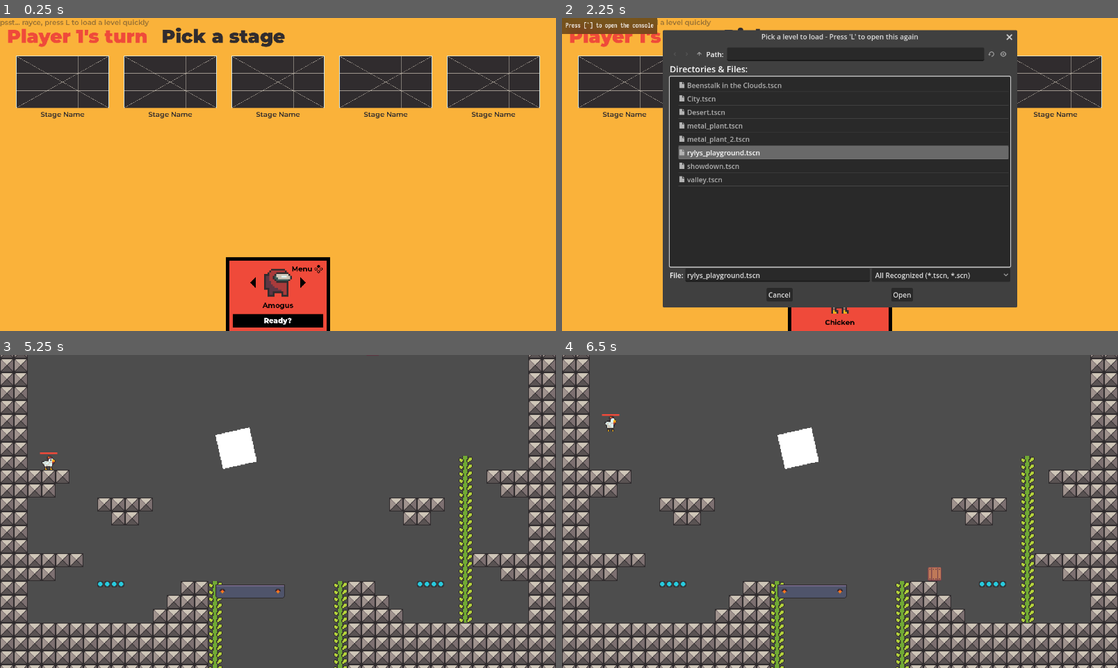
Above: before the commit, frames 1-4 (two rows, left to right).
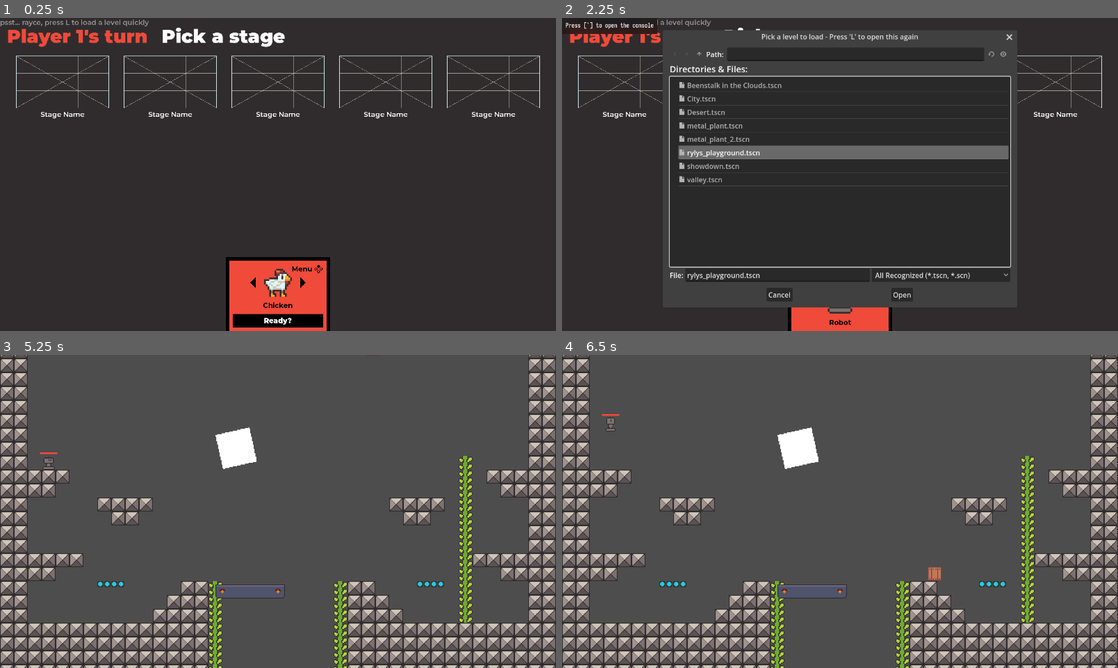
Above: after the commit, the same moments.

Repository: CiberTurtle/GamificationGame
Game: Godot game, scene res://main.tscn
Two runs of this game, one before a commit and one after it. Both use one fixed random seed, a clock stepped at 60 frames per second and the inputs below.
Inputs (mouse positions are in pixels of both pictures, inside the frame that each line leads up to):
- Up to frame 1 (0.25 s): no input
- Up to frame 2 (2.25 s): click "Ready?" at 0.5 s; click "Ready?" at 1.25 s; tap L at 2 s; move the mouse to (962, 158) at 2.02 s; hold Right (right) from 2.03 s (still down); tap X (action) at 2.1 s; click (962, 158) at 2.17 s
- Up to frame 3 (5.25 s): release Right (right) at 2.75 s; click (294, 392) at 2.77 s; type "12" at 2.85 s; click (139, 392) at 3.5 s; click (139, 392) at 4.25 s; click "Open" at 5 s
- Up to frame 4 (6.5 s): move the mouse to (728, 527) at 5.77 s; hold Z (back) from 5.78 s (still down); tap X (action) at 5.85 s

The runs differ from the first frame. In frame 1, 82% of the frame differs, in the area x 0-100%, y 0-100%; in frame 2, 37%; in frame 3, less than 0.1%; in frame 4, less than 0.1%.

Commit message:
added skin colors and fixed inv flash

Diff:
--- a/main.tscn
+++ b/main.tscn
@@ -20,6 +20,9 @@
 anchors_preset = 0
 offset_right = 1920.0
 offset_bottom = 1080.0
+
+[node name="GameManager" type="Node" parent="Scaler"]
+script = ExtResource("4_g1sdy")
 
 [node name="GameViewportContainer" type="SubViewportContainer" parent="Scaler"]
 unique_name_in_owner = true
@@ -60,9 +63,6 @@
 unique_name_in_owner = true
 layout_mode = 1
 
-[node name="Node" type="Node" parent="Scaler"]
-script = ExtResource("4_g1sdy")
-
 [node name="LoadLevelDialog" type="FileDialog" parent="."]
 unique_name_in_owner = true
 initial_position = 2
--- a/scenes/gui/player_setup.tscn
+++ b/scenes/gui/player_setup.tscn
@@ -9,7 +9,7 @@
 [sub_resource type="Theme" id="Theme_khkkg"]
 default_font = ExtResource("1_duedb")
 default_font_size = 24
-Label/colors/font_color = Color(0.188235, 0.172549, 0.180392, 1)
+Label/colors/font_color = Color(1, 1, 1, 1)
 
 [sub_resource type="StyleBoxEmpty" id="StyleBoxEmpty_slxm2"]
 
@@ -30,7 +30,7 @@
 anchor_bottom = 1.0
 grow_horizontal = 2
 grow_vertical = 2
-color = Color(0.980392, 0.698039, 0.227451, 1)
+color = Color(0.188235, 0.172549, 0.180392, 1)
 
 [node name="VBoxContainer" type="VBoxContainer" parent="."]
 layout_mode = 1
--- a/scenes/player.tscn
+++ b/scenes/player.tscn
@@ -38,6 +38,8 @@
 
 func _ready() -> void:
 	sprite.texture = SkinDB.skins[player.player_data.skin_index]
+	sprite.region_enabled = true
+	sprite.region_rect = SkinDB.get_skin_region(sprite.texture, player.player_data.color_index)
 
 var time := 0.
 func _process(delta: float) -> void:
@@ -56,7 +58,10 @@
 	position.y = -lerp(0., step_wave*step_amp, move_ratio)
 	rotation_degrees = move_scale*lerp(walk_tilt, fall_tilt, fall_ratio)
 	scale.x = 1. + vert_ratio*fall_stretch_x
+	scale.x = clamp(scale.x, .5, 2.)
 	scale.y = 1. + vert_ratio*fall_stretch_y
+	scale.y = clamp(scale.y, .5, 2.)
+
 	sprite.scale.x = player.direction
 
 	if player.inv_timer > 0.:
@@ -68,7 +73,7 @@
 	if time > ProjectSettings.get_setting('rendering/limits/time/time_rollover_secs', 3600.):
 		time = 0.
 
-	sprite.frame == 1 if (player.input_move.y > 0. and not player.is_clibing) else 0
+	sprite.frame = 1 if (player.input_move.y > 0. and not player.is_clibing) else 0
 "
 
 [sub_resource type="ShaderMaterial" id="ShaderMaterial_3u16h"]
--- a/scripts/autoloads/consts.gd
+++ b/scripts/autoloads/consts.gd
@@ -4,8 +4,8 @@
 	Color('#EF4A3A'),
 	Color('#3385B8'),
 	Color('#6BA841'),
-	Color('#CD6093'),
-	Color('#808080'),
-	Color.from_ok_hsl(0, 0, 0.67),
-	Color.from_ok_hsl(0, 0, 0.33),
+	Color('#F4B41B'),
+	#Color('#808080'),
+	#Color.from_ok_hsl(0, 0, 0.67),
+	#Color.from_ok_hsl(0, 0, 0.33),
 ]
--- a/scripts/autoloads/skin_db.gd
+++ b/scripts/autoloads/skin_db.gd
@@ -15,3 +15,13 @@
 
 		skins.append(skin)
 		skin_names.append(file.trim_suffix('.png').capitalize())
+
+func get_skin_region(skin: CompressedTexture2D, color_index: int) -> Rect2:
+	var rect := Rect2(0, 0, 64, 64)
+	if skin.get_size() == Vector2(128, 128):
+		rect.size = Vector2(64, 64)
+		if color_index == 1 or color_index == 3:
+			rect.position.x = 64
+		if color_index >= 2:
+			rect.position.y = 64
+	return rect
--- a/scripts/gui/player_menu.gd
+++ b/scripts/gui/player_menu.gd
@@ -103,4 +103,6 @@
 @onready var skin_name_label: Label = %SkinNameLabel
 func update_skin() -> void:
 	skin_sprite.texture = SkinDB.skins[player_data.skin_index]
+	skin_sprite.region_rect = SkinDB.get_skin_region(skin_sprite.texture, player_data.color_index)
+	skin_sprite.region_rect.size = Vector2(32, 32)
 	skin_name_label.text = SkinDB.skin_names[player_data.skin_index]
--- a/scripts/gui/player_setup.gd
+++ b/scripts/gui/player_setup.gd
@@ -32,6 +32,7 @@
 			all_ready_timer = 0.
 			for menu in player_list.get_children():
 				menu.is_ready = false
+				menu.update_ready()
 			finish.emit()
 			hide()
 			return
--- a/scripts/main.gd
+++ b/scripts/main.gd
@@ -84,22 +84,11 @@
 	game_viewport.size.y = level.height
 	game_viewport_container.scale = Vector2(level.size, level.size)
 
-	#spawn_players()
-
 	Game.start.emit()
 
 	%Music.stream = level.music
 	%Music.play()
-
-func spawn_players() -> void:
-	for player_data in Game.player_datas:
-		var player := player_scene.instantiate() as Player
-		player.player_data = player_data
-
-		var spawns := Globals.level.find_child('PlayerSpawns')
-		player.global_position = spawns.get_child(randi()%spawns.get_child_count()).position
-
-		Globals.world.add_child(player)
+	player_setup.hide()
 
 func spawn_item() -> void:
 	var item := next_item_spawn.instantiate() as Item
--- a/scripts/player_data.gd
+++ b/scripts/player_data.gd
@@ -4,6 +4,7 @@
 var player: Player
 var input: DeviceInput
 var color: Color
+var color_index: int
 var skin_index: int
 
 var is_ready := false
@@ -12,4 +13,5 @@
 func _init() -> void:
 	guid = randi()
 	color = Game.get_next_player_color()
+	color_index = Game.next_player_color_index - 1
 	skin_index = randi()%SkinDB.skins.size()
--- a/shaders/cleanEdge.gdshader
+++ b/shaders/cleanEdge.gdshader
@@ -340,5 +340,5 @@
 		col = u_col;
 	}
 
-    COLOR = col;
-}
+    COLOR.rgb = col.rgb;
+}
Binary file added: content/sprites/skins/blocko.png
Not shown, added: content/sprites/skins/blocko.png.import
